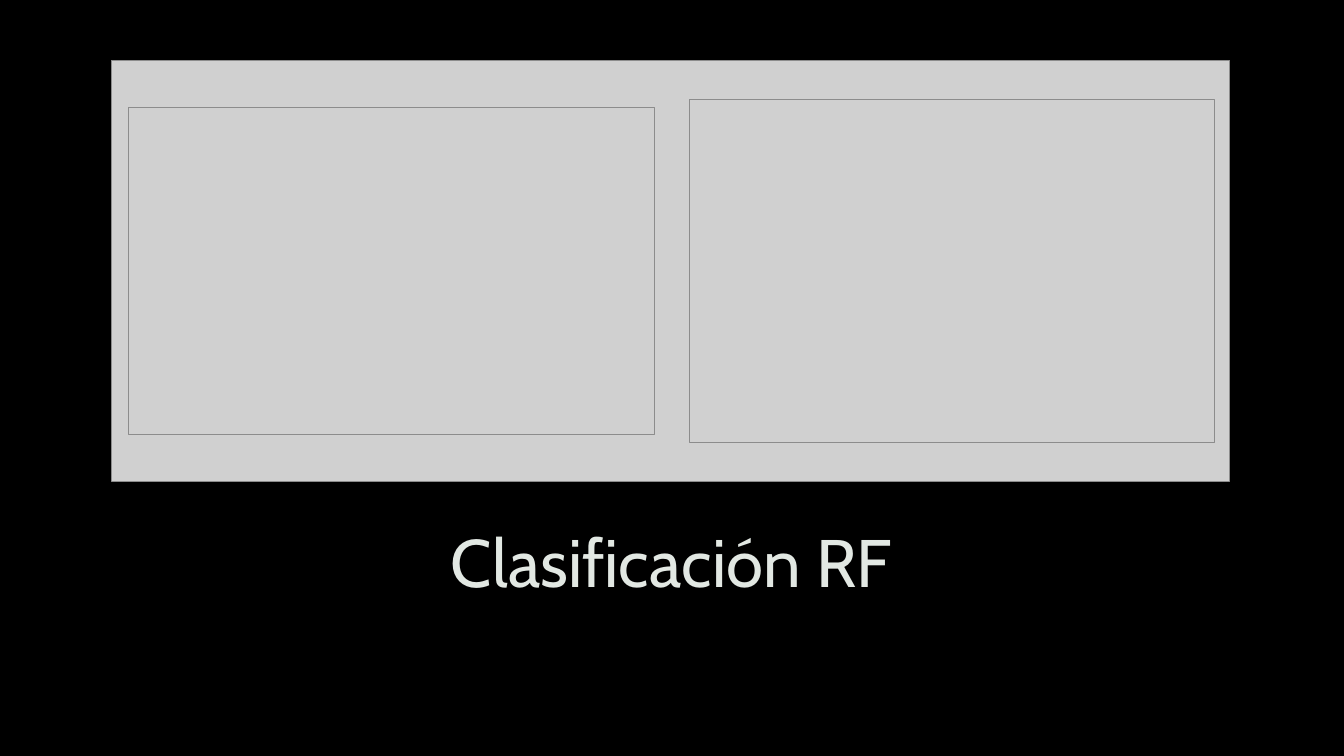
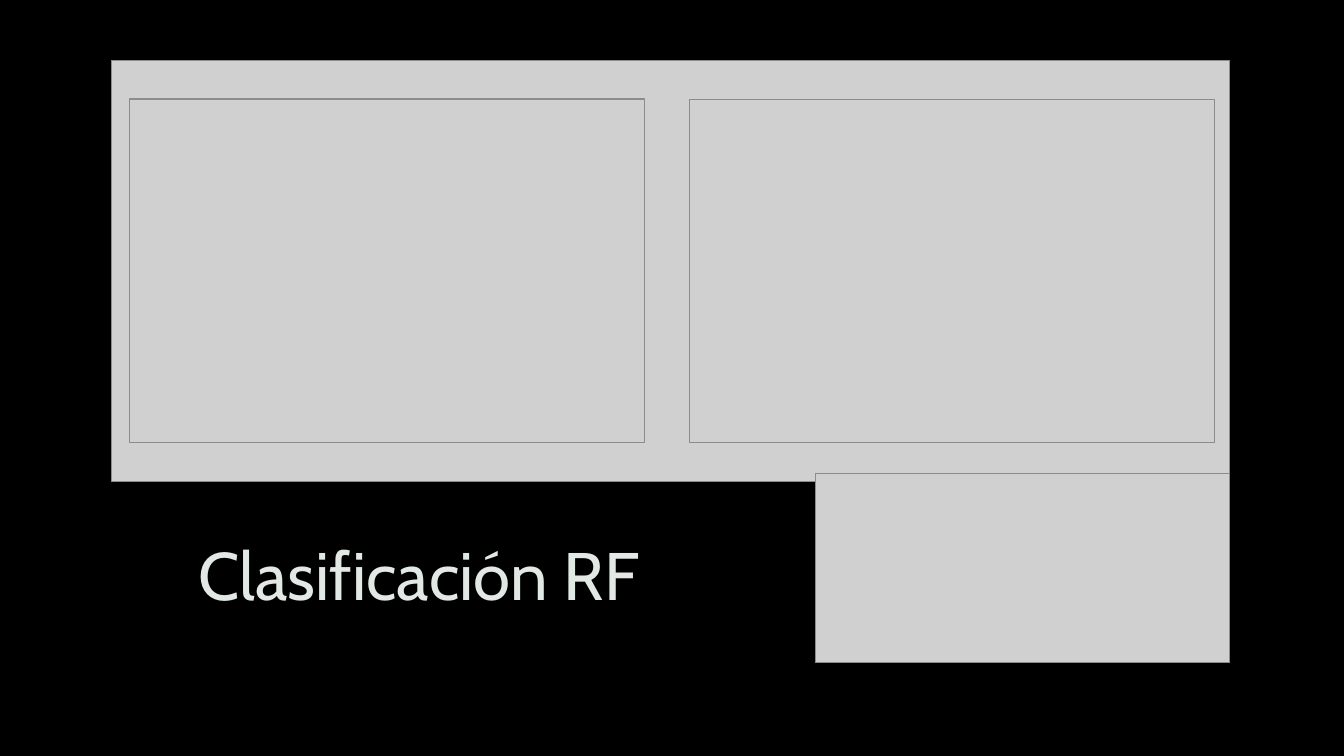
Before and after one commit to lferpaz/APC-proyect, a slide deck: slide 7 of CasKaggle.pptx. Drawn at 1344x756 pixels with LibreOffice and Linux fonts; fonts in the diff are those of the drawing; grey boxes stand for pictures; background and template pictures are left out. Boxes give left, top, right and bottom in pixels: in the first picture for what was removed or moved away, otherwise in the second. Text is boxed around its words. In the diff, an @@ line names an element or a change of style, - is before the commit and + after.

```diff
--- a/CasKaggle.pptx
+++ b/CasKaggle.pptx
@@ picture: place and size @@
-picture at bbox=[129, 107, 654, 434]
+picture at bbox=[130, 99, 645, 443]
@@ picture added at bbox=[816, 474, 1230, 663] @@
@@ title "Clasificación RF": place and size @@
-title "Clasificación RF" at bbox=[451, 536, 892, 588]
+title "Clasificación RF" at bbox=[198, 549, 640, 601]
```
Also in this commit, not shown: 1 other slide changed, 1 slide added, 35 other files.
